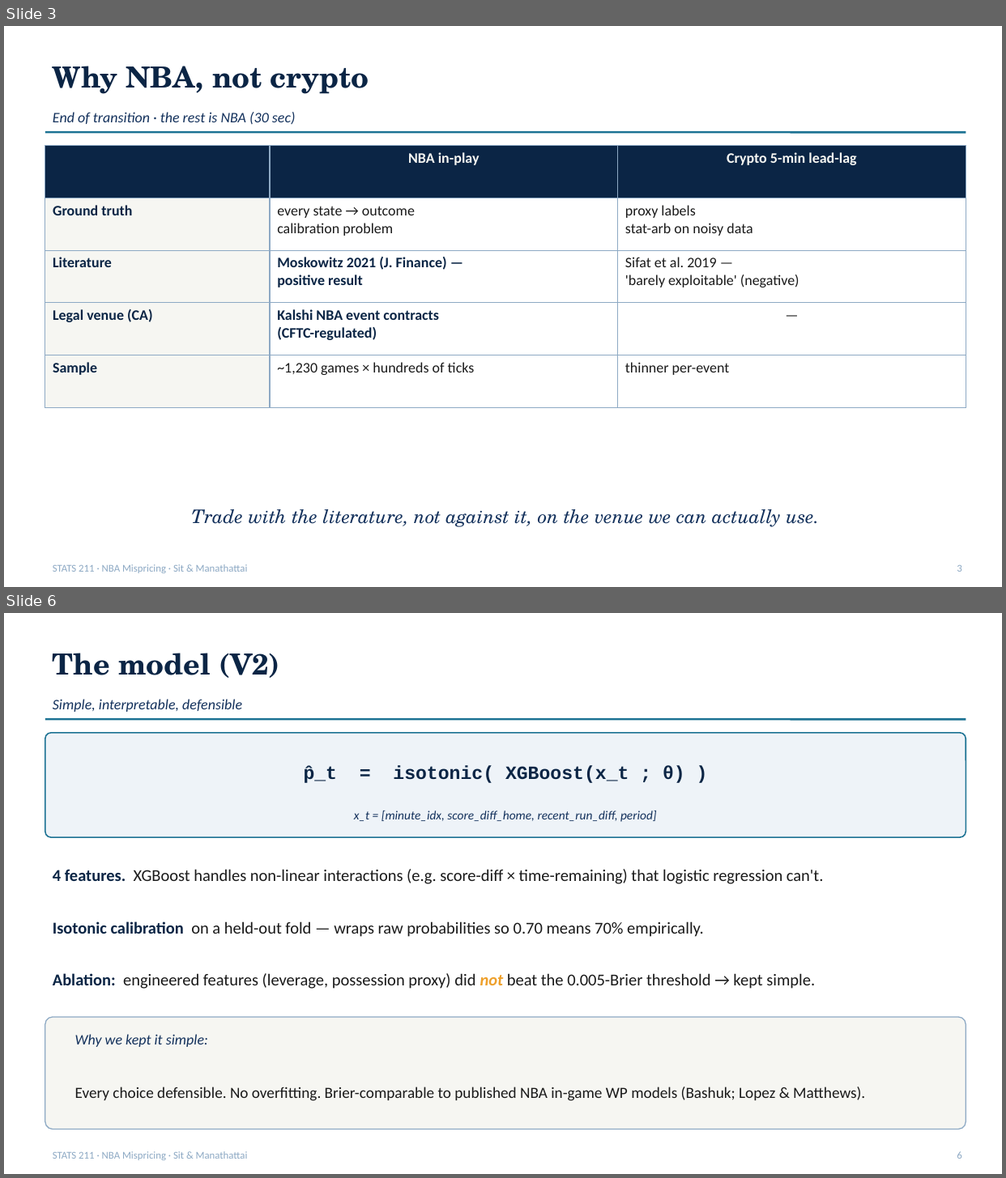
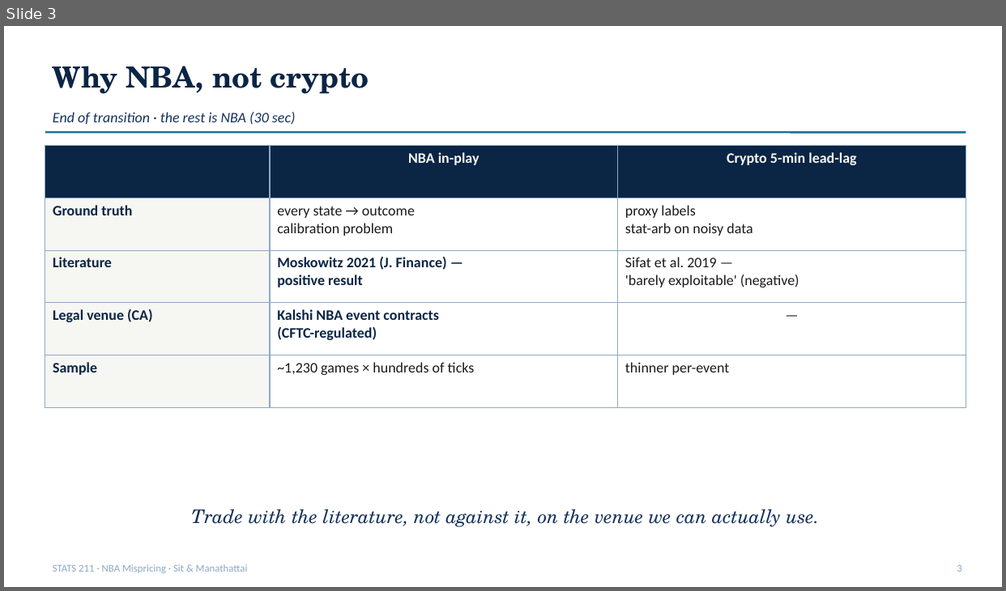
Before and after one commit to ivan-sit/live-nba-market-mispricing-detection, a slide deck: slides/final_deck.pptx. Shown one above the other, each under a label of ours: slides 3 and 6 before the commit, slide 3 after it; the slides between them are not shown. The pictures are 1006x1178 and 1006x591 pixels, drawn with LibreOffice and Linux fonts; fonts in the diff are those of the drawing. Boxes give left, top, right and bottom in pixels: in the first picture for what was removed or moved away, otherwise in the second. Text is boxed around its words. In the diff, an @@ line names an element or a change of style, - is before the commit and + after.

```diff
--- a/slides/final_deck.pptx
+++ b/slides/final_deck.pptx
@@ slide 6 removed at <box>4,613,1002,1174</box>, background #FFFFFF @@
@@ text removed at <box>53,653,280,678</box> @@
-The model (V2)
@@ text removed at <box>53,699,242,712</box> @@
-Simple, interpretable, defensible
@@ line removed from (45, 719) to (966, 719) @@
@@ rounded rectangle removed at <box>45,733,966,837</box> @@
@@ text removed at <box>304,765,685,785</box> @@
-p̂_t = isotonic( XGBoost(x_t ; θ) )
@@ text removed at <box>354,811,657,822</box> @@
-x_t = [minute_idx, score_diff_home, recent_run_diff, period]
@@ text removed at <box>53,869,824,884</box> @@
-4 features. XGBoost handles non-linear interactions (e.g. score-diff × time-remaining) that logistic regression can't.
@@ text removed at <box>53,922,704,937</box> @@
-Isotonic calibration on a held-out fold — wraps raw probabilities so 0.70 means 70% empirically.
@@ text removed at <box>53,973,815,989</box> @@
-Ablation: engineered features (leverage, possession proxy) did not beat the 0.005-Brier threshold → kept simple.
@@ rounded rectangle removed at <box>45,1017,966,1130</box> @@
@@ text removed at <box>75,1034,208,1047</box> @@
-Why we kept it simple:
@@ text removed at <box>75,1087,865,1101</box> @@
-Every choice defensible. No overfitting. Brier-comparable to published NBA in-game WP models (Bashuk; Lopez & Matthews).
@@ text removed at <box>53,1152,248,1161</box> @@
-STATS 211 · NBA Mispricing · Sit & Manathattai
@@ text removed at <box>957,1152,961,1159</box> @@
-6
```
Also in this commit, not shown: 10 slides changed, 2 slides added, 3 other files.
